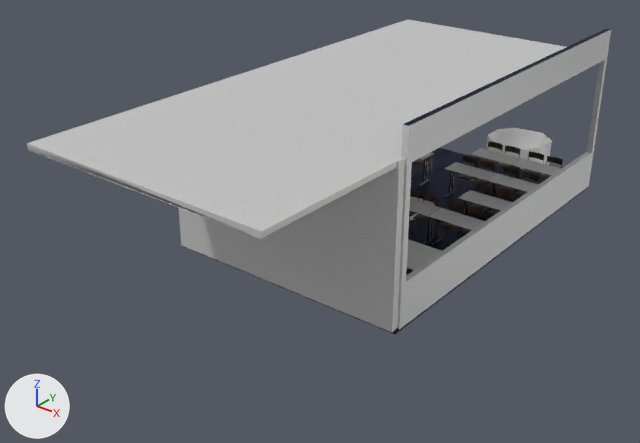
The OBJ model assets/models/ClaudeChappe/salle_classe_bas01.obj as it was, and as the next commit left it.
Rendered twice from a camera (50 mm lens) standing at (21.6, -10.7, 23.1) and looking at (-8.0, 26.4, 0.1). Every picture has the same lights, and +X, +Y and +Z are marked at lower left. Where no turn or scale is listed for an object, it has been applied to the vertices.

Script lines for the objects in view, before the commit:
```python
ob_sol_classe_002 = bpy.data.objects.new('sol_classe.002', me_sol_classe_002)
ob_sol_classe_002.location = (0.0, 0.0, 0.0)
# me_sol_classe_002
# before: 0 (-12.3, 19.5, 0.0), 1 (2.1, 19.5, 0.0) at pixel (395, 330), 2 (-12.3, 19.5, -0.2) at pixel (184, 246), 3 (2.1, 19.5, -0.2) at pixel (395, 334)
```
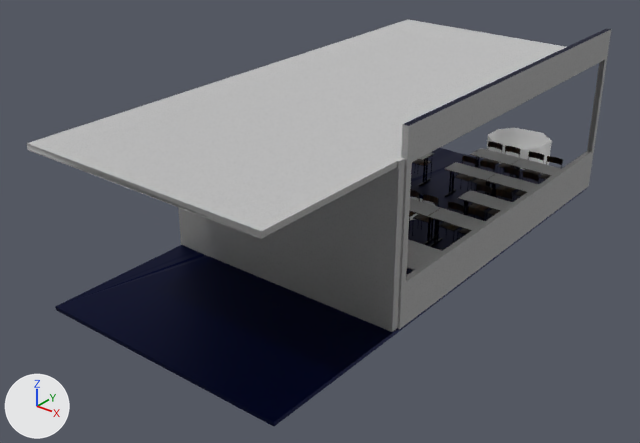
What differs and where, as boxes [x1, y1, x2, y2] in the pictures (640 x 443 px; the box of a moved part takes in the faces that stretch with it):
'sol_classe.002', surface changed, reshaped (29% taller)
    before: [27, 20, 611, 334]
    after: [27, 20, 611, 426]
part 1 of me_sol_classe_002, moved or reshaped
    before: [185, 148, 586, 334]
    after: [55, 148, 586, 426]
part 2 of me_sol_classe_002, surface changed
    both: [409, 140, 550, 234]

Edits to the bpy script that builds the scene:
```text
Change mat_plastic_white_material:
    where n6 = _N.new('ShaderNodeNormalMap'); n6.name = 'Normal Map'
    remove n6.inputs[0].default_value = 0.0  # 'Strength'
Change me_sol_classe_002:
    where me_sol_classe_002.from_pydata(...)  # 3807 vertices, 6682 faces; spans x -12.4..2.2, y 10.6..49.4, z -6.2..10.2
    used by ob_sol_classe_002; location = (0.0, 0.0, 0.0)
    me_sol_classe_002 part 1
    add for i in [*range(0, 4)]: me_sol_classe_002.vertices[i].co += Vector((0.0, -8.7, 0.0))
    me_sol_classe_002 part 2: 648 kept faces spanning x -11.7..1.2, y 26.0..49.4, z -6.2..2.3 get new texture (UV) coordinates
```
